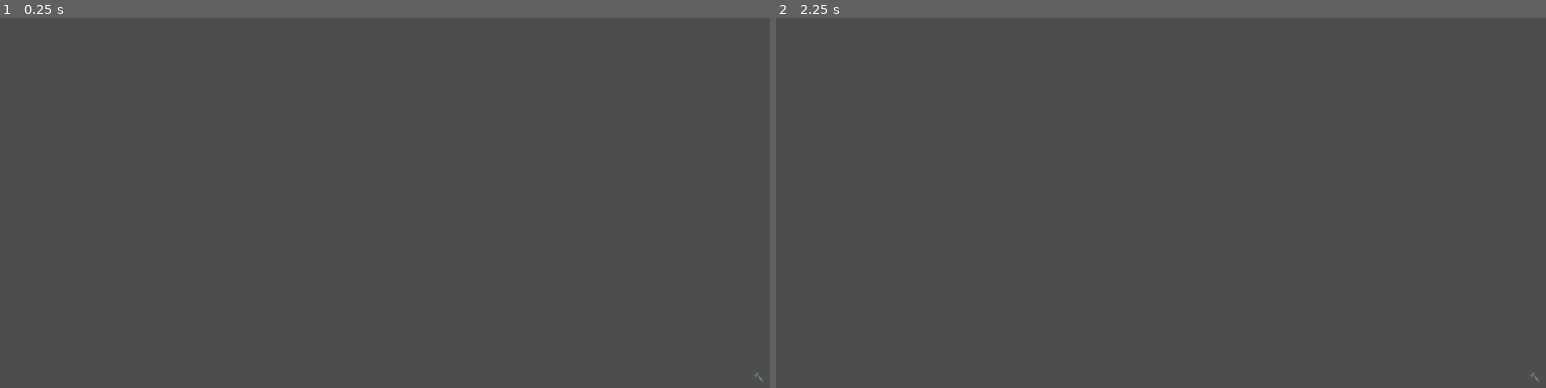
Above: before the commit, frames 1-2 (left to right).
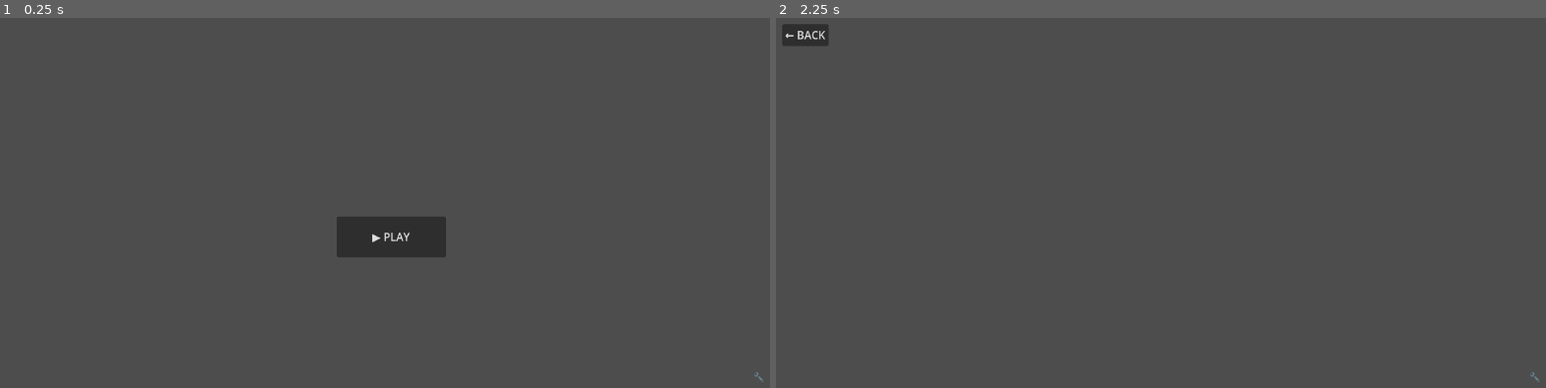
Above: after the commit, the same moments.

Repository: GeorgeMee/Godotter
Game: Godot game, scene res://game/levels/main_level.tscn
The game is run twice, just before and just after one commit, with the same random seed, the same clock (stepped at 60 frames per second) and the same inputs.
Inputs (mouse positions are in pixels of both pictures, inside the frame that each line leads up to):
- Up to frame 1 (0.25 s): no input
- Up to frame 2 (2.25 s): click (1168, 236) at 0.5 s, where only the run after the commit has a clickable "▶ PLAY"; click (806, 36) at 1.25 s, where only the run after the commit has a clickable "← BACK"; click (1168, 236) at 2 s, where only the run after the commit has a clickable "▶ PLAY"

The runs differ from the first frame. In frame 1, 1.5% of the frame differs, in the area x 43-58%, y 53-65%; in frame 2, 0.3%.

Commit message:
fix(levels): instantiate widgets via PackedScene instance in level TSCN

Diff:
--- a/templates/godotter_game_template/game/levels/game_level.tscn
+++ b/templates/godotter_game_template/game/levels/game_level.tscn
@@ -1,8 +1,9 @@
-[gd_scene load_steps=4 format=3 uid="{{UID_GAME_LEVEL_SCENE}}"]
+[gd_scene load_steps=5 format=3 uid="{{UID_GAME_LEVEL_SCENE}}"]
 
 [ext_resource type="Script" path="res://game/core/events/event_bus.gd" id="1_event_bus"]
 [ext_resource type="Script" path="res://game/core/bootstrap/managers.gd" id="2_managers"]
 [ext_resource type="Script" path="res://game/core/input/input_mapper.gd" id="3_input_mapper"]
+[ext_resource type="PackedScene" path="res://ui/widgets/game_widget.tscn" id="4_game_widget"]
 
 [node name="GameLevel" type="Control"]
 layout_mode = 3
@@ -20,3 +21,5 @@
 [node name="UI" type="Control" parent="." groups=["ui"]]
 layout_mode = 3
 anchors_preset = 15
+
+[node name="GameWidget" parent="UI" instance=ExtResource("4_game_widget")]
--- a/templates/godotter_game_template/game/levels/main_level.tscn
+++ b/templates/godotter_game_template/game/levels/main_level.tscn
@@ -1,8 +1,9 @@
-[gd_scene load_steps=4 format=3 uid="{{UID_MAIN_SCENE}}"]
+[gd_scene load_steps=5 format=3 uid="{{UID_MAIN_SCENE}}"]
 
 [ext_resource type="Script" path="res://game/core/events/event_bus.gd" id="1_event_bus"]
 [ext_resource type="Script" path="res://game/core/bootstrap/managers.gd" id="2_managers"]
 [ext_resource type="Script" path="res://game/core/input/input_mapper.gd" id="3_input_mapper"]
+[ext_resource type="PackedScene" path="res://ui/widgets/main_widget.tscn" id="4_main_widget"]
 
 [node name="MainLevel" type="Control"]
 layout_mode = 3
@@ -20,3 +21,5 @@
 [node name="UI" type="Control" parent="." groups=["ui"]]
 layout_mode = 3
 anchors_preset = 15
+
+[node name="MainWidget" parent="UI" instance=ExtResource("4_main_widget")]
